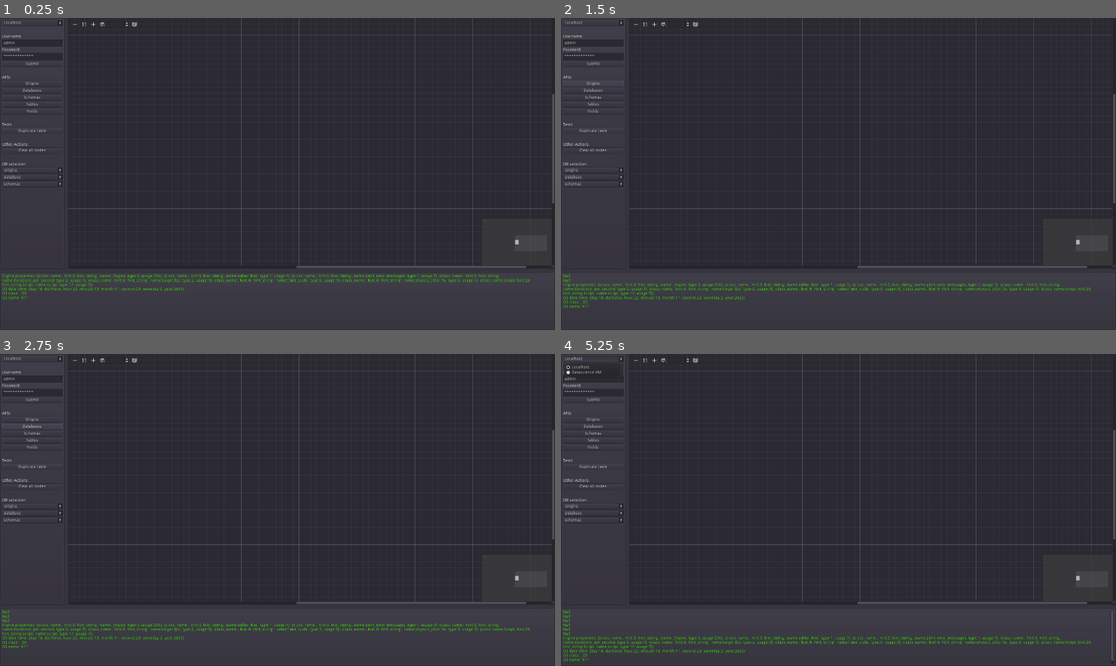
Above: before the commit, frames 1-4 (two rows, left to right).
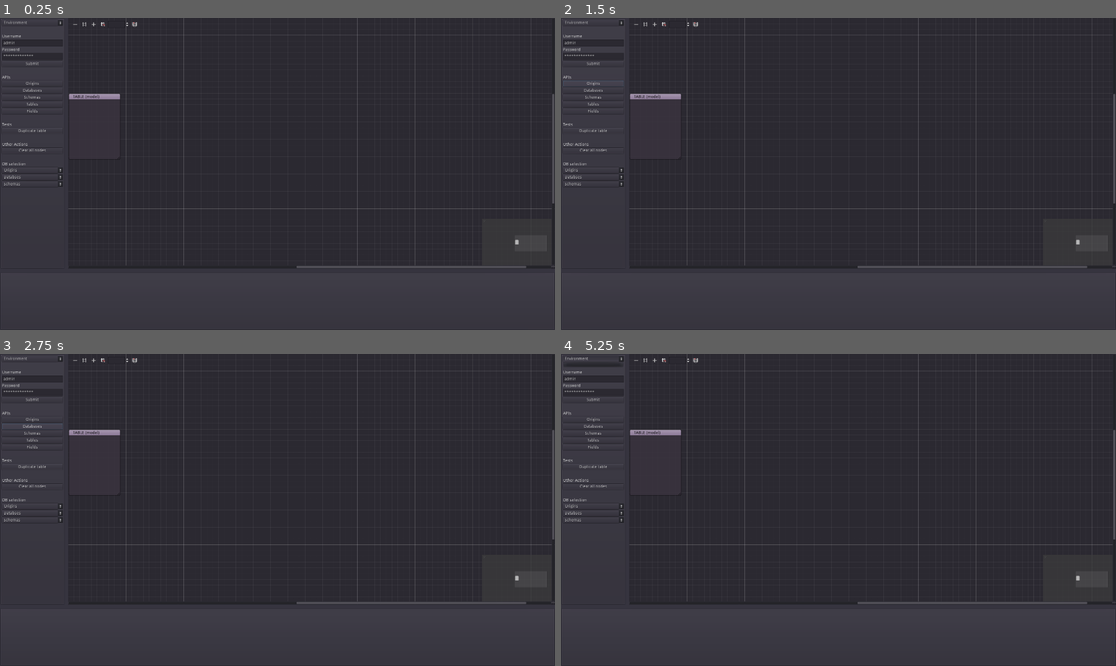
Above: after the commit, the same moments.

Repository: aselvais/dlxmetadatamanager-visual
Game: Godot game, scene res://main.tscn
The game is run twice, just before and just after one commit, with the same random seed, the same clock (stepped at 60 frames per second) and the same inputs.
Inputs:
- Up to frame 1 (0.25 s): no input
- Up to frame 2 (1.5 s): click "Submit" at 0.5 s; click "Origins" at 1.25 s
- Up to frame 3 (2.75 s): click "Databases" at 2 s
- Up to frame 4 (5.25 s): click "Schemas" at 2.75 s; click "Tables" at 3.5 s; click "Fields" at 4.25 s; click "Localhost" (after the commit: "Environment") at 5 s

The runs differ from the first frame. In frame 1, 1.7% of the frame differs, in the area x 0-96%, y 0-91%; in frame 2, 1.8%; in frame 3, 1.8%; in frame 4, 2.0%, in the area x 0-100%, y 0-99%.
Error after the commit: Parse Error: Variable "HTTPRequest" shadows a native class. (res://DlxmetadatamanagerAPI.gd:14)

Commit message:
code reorg

Diff:
--- a/DlxmetadatamanagerAPI.gd
+++ b/DlxmetadatamanagerAPI.gd
@@ -2,10 +2,62 @@
 
 class_name DlxmetadatamanagerAPI
 
-var my_prop : String = "YOYOYO"
+# Token used for API authentication
+var token = "4gZYp1S785NmOaHgxxAUsONsGMm0QIrSDbPDxz5QSRWCd1S0bGvbS3jCFdUzAHha"
+# Possible URLs for the API
+var uu = [
+		"http://localhost:8089",
+		"http://ala01095.deluxe.com:8089"
+		]
+var LoadingNode2D
+var LoadingWindowDialog
+var HTTPRequest
+var env_select
 
-func _init():
-	print("Class initialization ...")
+func _init(_LoadingNode2D, _LoadingWindowDialog, _HTTPRequest, _env_select):
+	"""
+	constructor
+	"""
+	LoadingNode2D = _LoadingNode2D
+	LoadingWindowDialog = _LoadingWindowDialog
+	HTTPRequest = _HTTPRequest
+	env_select = _env_select
 
-func my_first_method(txt : String = ""):
-	print("go frunk yourself! " + my_prop + " ---> " + txt)
+func show_loading(on = true):
+	"""
+	Show the loading layer
+	"""
+	if on:
+		LoadingNode2D.visible = true
+		LoadingWindowDialog.show()
+	else:
+		LoadingNode2D.visible = false
+		LoadingWindowDialog.hide()
+
+func get_api_url(model="origins", params={}):
+	"""
+	Returns the URL of the API
+	"""
+	var uuenv = uu[env_select.get_selected_id()]
+	var prms = "/api/" + model + "?"
+	if model == "tables":
+		prms += "filter=" + '{"where":{"schemas_idh":"4954873733c5d3600d639b38f1bfc5a6"}}'.percent_encode()
+		return uuenv + prms + "&access_token=" + token;
+	if model == "login":
+		return uuenv + "/api/Users/login"
+	else:
+		prms += "filter=" + '{"limit":22}'.percent_encode()
+	var fullurl = uuenv + prms + "&access_token=" + token;
+	return fullurl
+
+func call_api(params={}):
+	"""
+	Calls the API
+	"""
+	show_loading(true)
+	if params.entity != "":
+		if params.entity == "login":
+			return HTTPRequest.request(get_api_url(params.entity, params), ["Content-Type: application/json"], false, HTTPClient.METHOD_POST, JSON.print(params))
+		else:
+			return HTTPRequest.request(get_api_url(params.entity, params))
+	return show_loading(false)
--- a/main.gd
+++ b/main.gd
@@ -4,16 +4,18 @@
 
 # Container array for the nodes we are displaying in the graph
 var nodes = []
-# Token used for API authentication
-var token = "4gZYp1S785NmOaHgxxAUsONsGMm0QIrSDbPDxz5QSRWCd1S0bGvbS3jCFdUzAHha"
-# Possible URLs for the API
-var uu = [ "http://localhost:8089", "http://ala01095.deluxe.com:8089"]
-var api = DlxmetadatamanagerAPI.new()
+var api : DlxmetadatamanagerAPI
 
 func _ready():
 	"""
 	Initialization when the scene is ready
 	"""
+	api = DlxmetadatamanagerAPI.new(
+			$LoadingNode2D,
+			$LoadingNode2D/LoadingNode/LoadingWindowDialog,
+			$HTTPRequest,
+			$MainGUI2D/VSplitContainer/HSplitContainer/PanelContainer/VBoxContainer/env_select
+			)
 	_log("OS name: " + OS.get_name())
 	_log("OS class: " + OS.get_class())
 	_log("OS date time: " + str(OS.get_datetime()))
@@ -22,7 +24,7 @@
 	envm.add_item("Localhost", 0)
 	envm.add_item("Datascience VM", 1)
 	$MainGUI2D/VSplitContainer/HSplitContainer/GraphEdit/GraphNode.visible = false
-	show_loading(false)
+	api.show_loading(false)
 
 func _on_HTTPRequest_request_completed(result, response_code, headers, body):
 	"""
@@ -34,41 +36,41 @@
 		if json.result.has("error"):
 			_log("API ERROR!!!!!")
 		elif json.result.has("created") and json.result.has("id"):
-			token = json.result.id
-			_log("New token set to : " + token)
+			api.token = json.result.id
+			_log("New token set to : " + api.token)
 		elif json.result[0] and json.result[0].has("name"):
 			add_origin_nodes(json.result)
-	show_loading(false)
+	api.show_loading(false)
 
 func _on_Button_button_up():
 	"""
 	Executed when the Origins button was pressed
 	"""
-	call_api({"entity":"origins"})
+	api.call_api({"entity":"origins"})
 
 func _on_btn_databases_button_up():
 	"""
 	Executed when the Databases button was pressed
 	"""
-	call_api({"entity":"databases"})
+	api.call_api({"entity":"databases"})
 
 func _on_btn_schemas_button_up():
 	"""
 	Executed when the Schemas button was pressed
 	"""
-	call_api({"entity":"schemas"})
+	api.call_api({"entity":"schemas"})
 
 func _on_btn_tables_button_up():
 	"""
 	Executed when the Tables button was pressed
 	"""
-	call_api({"entity":"tables"})
+	api.call_api({"entity":"tables"})
 
 func _on_btn_fields_button_up():
 	"""
 	Executed when the Fields button was pressed
 	"""
-	call_api({"entity":"fields"})
+	api.call_api({"entity":"fields"})
 
 func _on_btn_test_button_up():
 	"""
@@ -99,7 +101,7 @@
 	"""
 	var username_txt = $MainGUI2D/VSplitContainer/HSplitContainer/PanelContainer/VBoxContainer/input_username.text
 	var password_txt = $MainGUI2D/VSplitContainer/HSplitContainer/PanelContainer/VBoxContainer/input_password.text
-	call_api({"entity": "login", "username": username_txt, "password": password_txt})
+	api.call_api({"entity": "login", "username": username_txt, "password": password_txt})
 
 func _on_btn_clearnodes_button_up():
 	"""
@@ -107,37 +109,12 @@
 	"""
 	clear_all_nodes()
 
-func get_api_url(model="origins", params={}):
-	"""
-	Returns the URL of the API
-	"""
-	var uuenv = uu[$MainGUI2D/VSplitContainer/HSplitContainer/PanelContainer/VBoxContainer/env_select.get_selected_id()]
-	var prms = "/api/" + model + "?"
-	if model == "tables":
-		prms += "filter=" + '{"where":{"schemas_idh":"4954873733c5d3600d639b38f1bfc5a6"}}'.percent_encode()
-		return uuenv + prms + "&access_token=" + token;
-	if model == "login":
-		return uuenv + "/api/Users/login"
-	else:
-		prms += "filter=" + '{"limit":22}'.percent_encode()
-	var fullurl = uuenv + prms + "&access_token=" + token;
-	return fullurl
-
 func _log(msg):
 	"""
 	Writes to the visual console in the GUI
 	"""
 	print(msg)
-	#"\n" + str(OS.get_unix_time()) + " : " + msg
 	$MainGUI2D/VSplitContainer/PanelContainer/RichTextLabel.text = msg + "\n" + $MainGUI2D/VSplitContainer/PanelContainer/RichTextLabel.text
-
-func show_loading(on = true):
-	if on:
-		$LoadingNode2D.visible = true
-		$LoadingNode2D/LoadingNode/LoadingWindowDialog.show()
-	else:
-		$LoadingNode2D.visible = false
-		$LoadingNode2D/LoadingNode/LoadingWindowDialog.hide()
 
 func create_node(title="", elems=[]):
 	"""
@@ -183,19 +160,6 @@
 				$MainGUI2D/VSplitContainer/HSplitContainer/GraphEdit.remove_child(kid)
 	nodes = []
 
-func call_api(params={}):
-	"""
-	Calls the API
-	"""
-	show_loading(true)
-	if params.entity != "":
-		if params.entity == "login":
-			return $HTTPRequest.request(get_api_url(params.entity, params), ["Content-Type: application/json"], false, HTTPClient.METHOD_POST, JSON.print(params))
-		else:
-			return $HTTPRequest.request(get_api_url(params.entity, params))
-
-	return show_loading(false)
-
 func add_origin_nodes(e=[]):
 	"""
 	Add nodes to the graph
